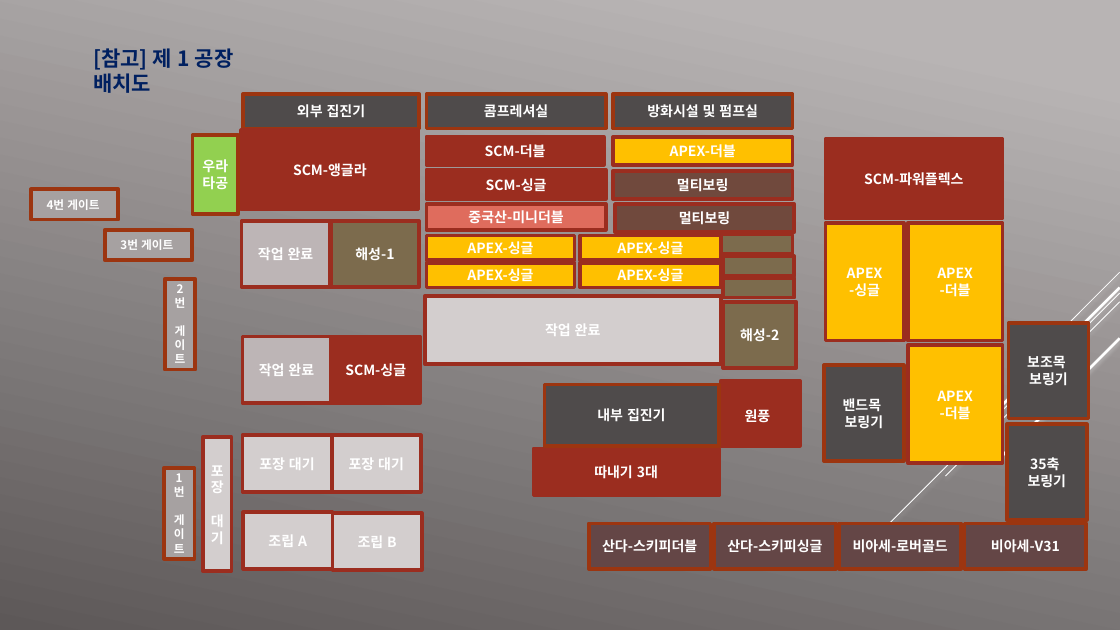
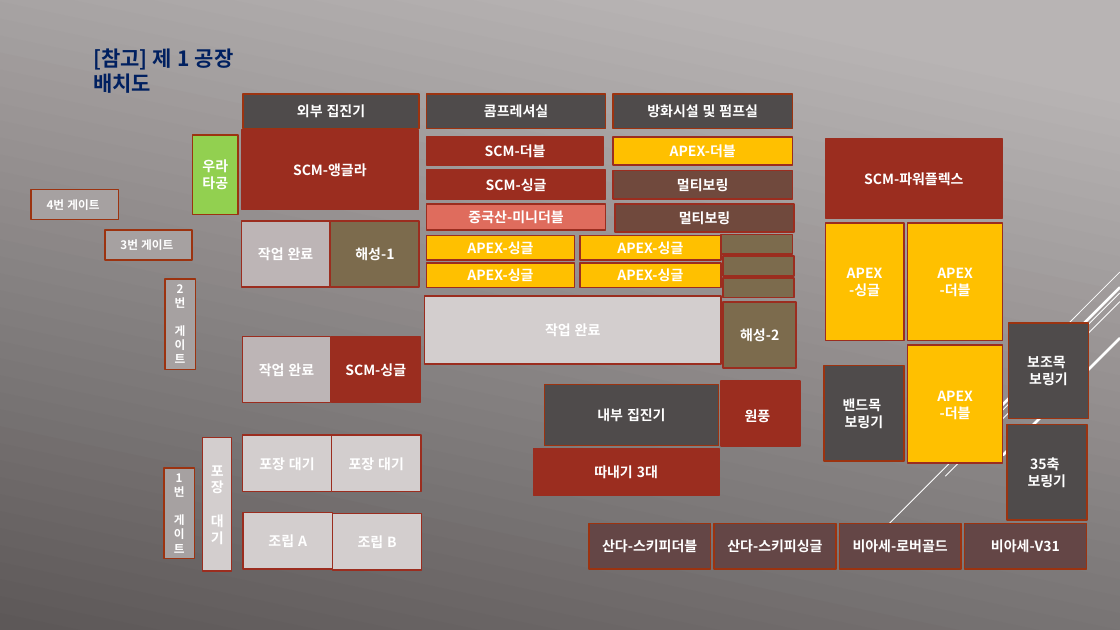
Before and after one commit to easyfw/HK_SmartFactory_Plan, a slide deck: slide 5 of (주)형경산업_스마트 팩토리 개발 및 구현.pptx. Drawn at 1120x630 pixels with LibreOffice and Linux fonts; fonts in the diff are those of the drawing; background and template pictures are left out. Boxes give left, top, right and bottom in pixels: in the first picture for what was removed or moved away, otherwise in the second. Text is boxed around its words. In the diff, an @@ line names an element or a change of style, - is before the commit and + after.

```diff
--- a/(주)형경산업_스마트 팩토리 개발 및 구현.pptx
+++ b/(주)형경산업_스마트 팩토리 개발 및 구현.pptx
@@ outline #9B2D1F 3.15 pt to #9B2D1F 1.25 pt in 28 elements at (x1=241, y1=130, x2=418, y2=209), (x1=427, y1=137, x2=604, y2=165), (x1=427, y1=170, x2=606, y2=199), (x1=427, y1=204, x2=606, y2=230), (x1=613, y1=171, x2=792, y2=199), (x1=427, y1=235, x2=575, y2=260), (x1=721, y1=381, x2=800, y2=445), (x1=331, y1=221, x2=419, y2=287), (x1=242, y1=221, x2=330, y2=287), (x1=332, y1=435, x2=421, y2=492), (x1=243, y1=435, x2=332, y2=492), (x1=332, y1=337, x2=420, y2=403), (x1=243, y1=337, x2=331, y2=403), (x1=333, y1=513, x2=422, y2=570), (x1=243, y1=513, x2=332, y2=569), (x1=202, y1=438, x2=231, y2=571), (x1=615, y1=204, x2=794, y2=233), (x1=580, y1=235, x2=721, y2=260), (x1=427, y1=263, x2=575, y2=287), (x1=580, y1=263, x2=721, y2=287), (x1=425, y1=297, x2=722, y2=365), (x1=534, y1=449, x2=719, y2=496), (x1=826, y1=223, x2=904, y2=341), (x1=908, y1=223, x2=1003, y2=340), (x1=908, y1=345, x2=1003, y2=463), (x1=722, y1=234, x2=793, y2=255), (x1=723, y1=256, x2=795, y2=276), (x1=723, y1=278, x2=795, y2=298) @@
@@ outline #9C3511 3.15 pt to #9C3311 1.25 pt in 14 elements at (x1=243, y1=94, x2=419, y2=129), (x1=192, y1=135, x2=238, y2=214), (x1=427, y1=94, x2=606, y2=129), (x1=164, y1=468, x2=194, y2=559), (x1=165, y1=279, x2=195, y2=370), (x1=31, y1=189, x2=118, y2=219), (x1=544, y1=385, x2=719, y2=446), (x1=824, y1=365, x2=904, y2=461), (x1=589, y1=523, x2=711, y2=569), (x1=714, y1=523, x2=836, y2=569), (x1=839, y1=523, x2=961, y2=569), (x1=965, y1=523, x2=1086, y2=569), (x1=1007, y1=424, x2=1087, y2=520), (x1=1009, y1=323, x2=1089, y2=419) @@
```
Also in this commit, not shown: 6 other slides changed.
